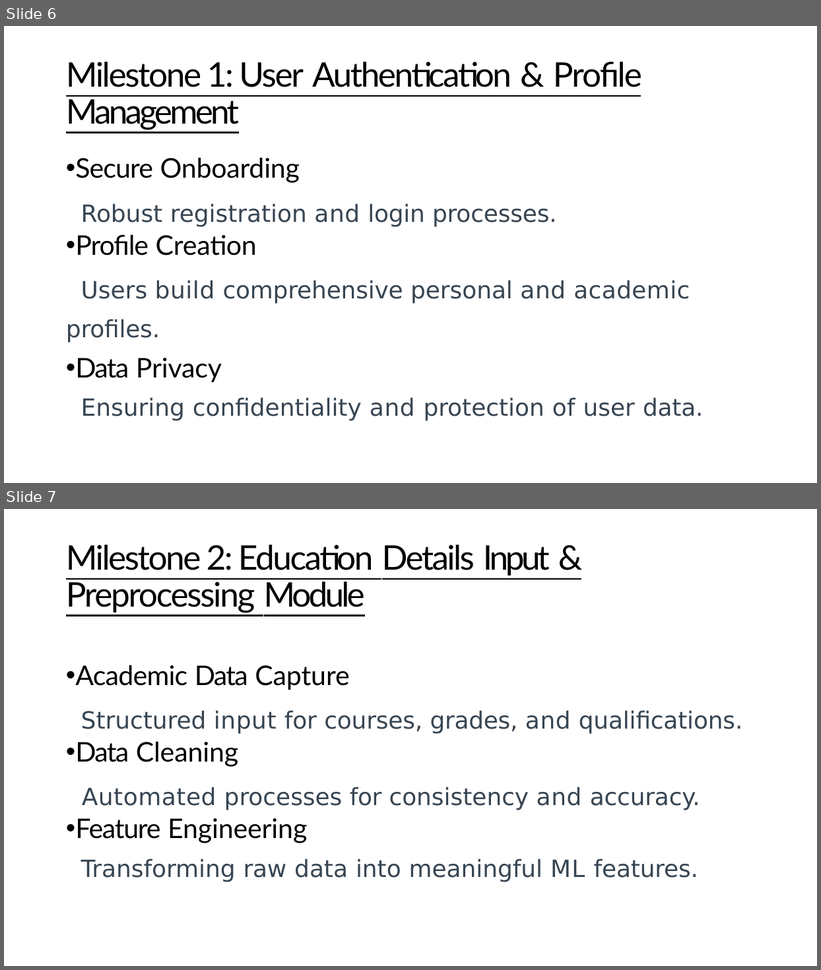
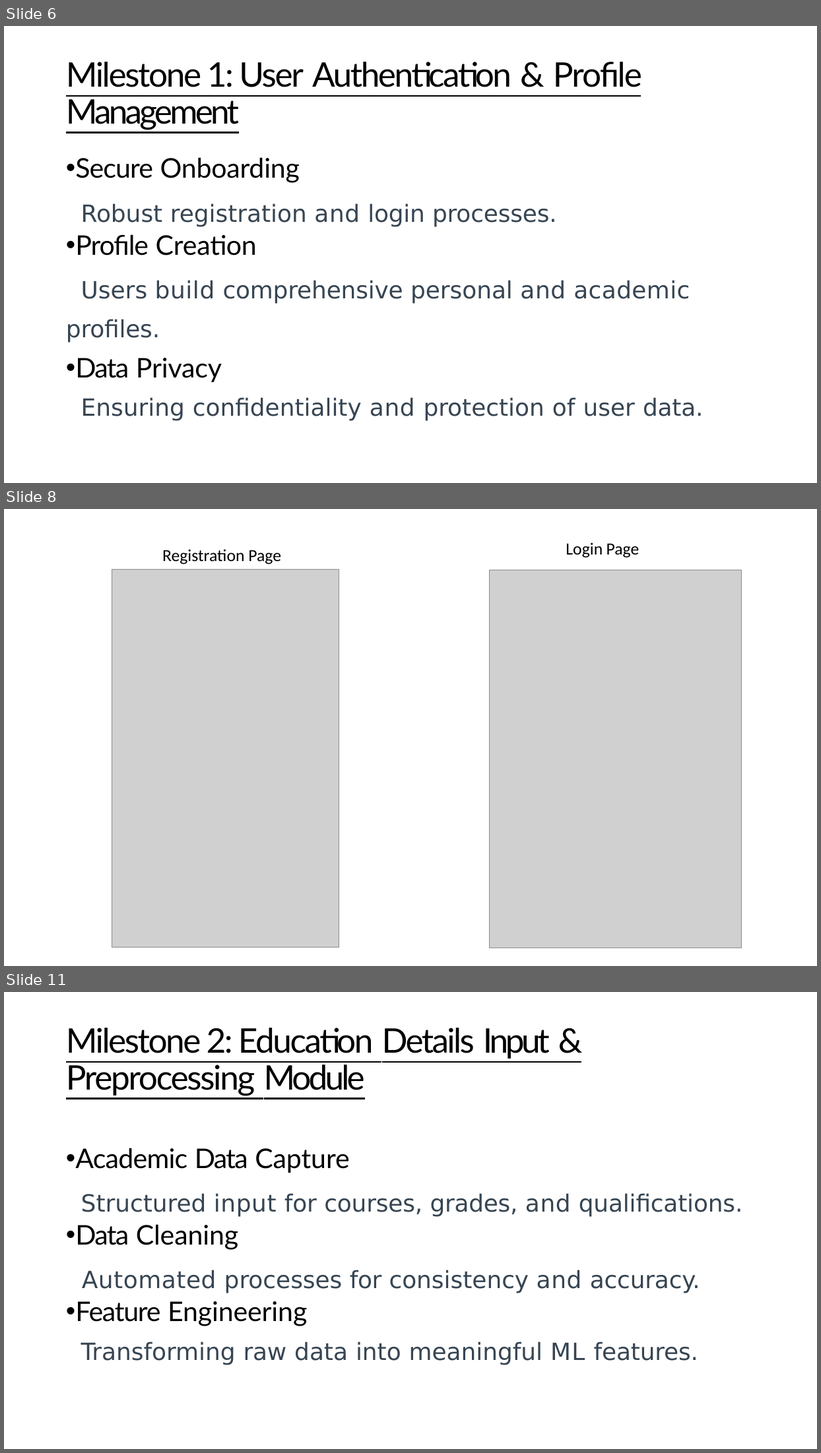
Before and after one commit to EDU2JOB-Team-A/edu2job_teamA, a slide deck: Edu2Job-TeamA.pptx. Shown one above the other, each under a label of ours: slides 6 and 7 before the commit, slides 6, 8 and 11 after it; the slides between them are not shown. The pictures are 821x970 and 821x1453 pixels, drawn with LibreOffice and Linux fonts; fonts in the diff are those of the drawing; grey boxes stand for pictures. Boxes give left, top, right and bottom in pixels: in the first picture for what was removed or moved away, otherwise in the second. Text is boxed around its words. In the diff, an @@ line names an element or a change of style, - is before the commit and + after.

```diff
--- a/Edu2Job-TeamA.pptx
+++ b/Edu2Job-TeamA.pptx
@@ slide 8 added at (x1=4, y1=509, x2=817, y2=966), background #FFFFFF @@
@@ text added at (x1=566, y1=543, x2=640, y2=558), 20 pt, text #000000 @@
+Login Page
@@ text added at (x1=162, y1=549, x2=281, y2=564), 20 pt, text #000000 @@
+Registration Page
@@ picture added at (x1=112, y1=569, x2=339, y2=948) @@
@@ picture added at (x1=490, y1=570, x2=741, y2=948) @@
@@ what was slide 7 is now slide 11 @@
```
Also in this commit, not shown: 16 other slides added, 1 slide removed.
